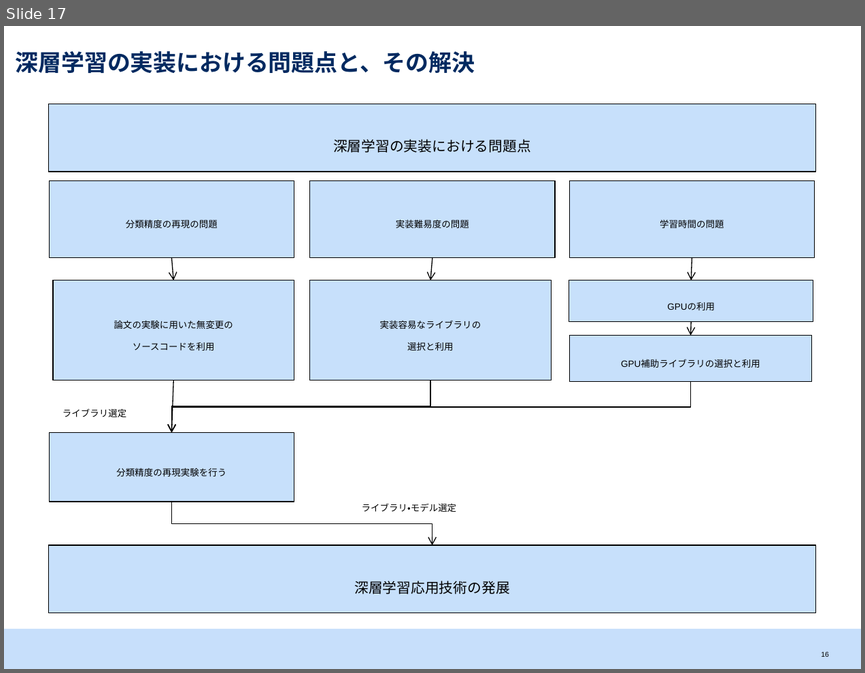
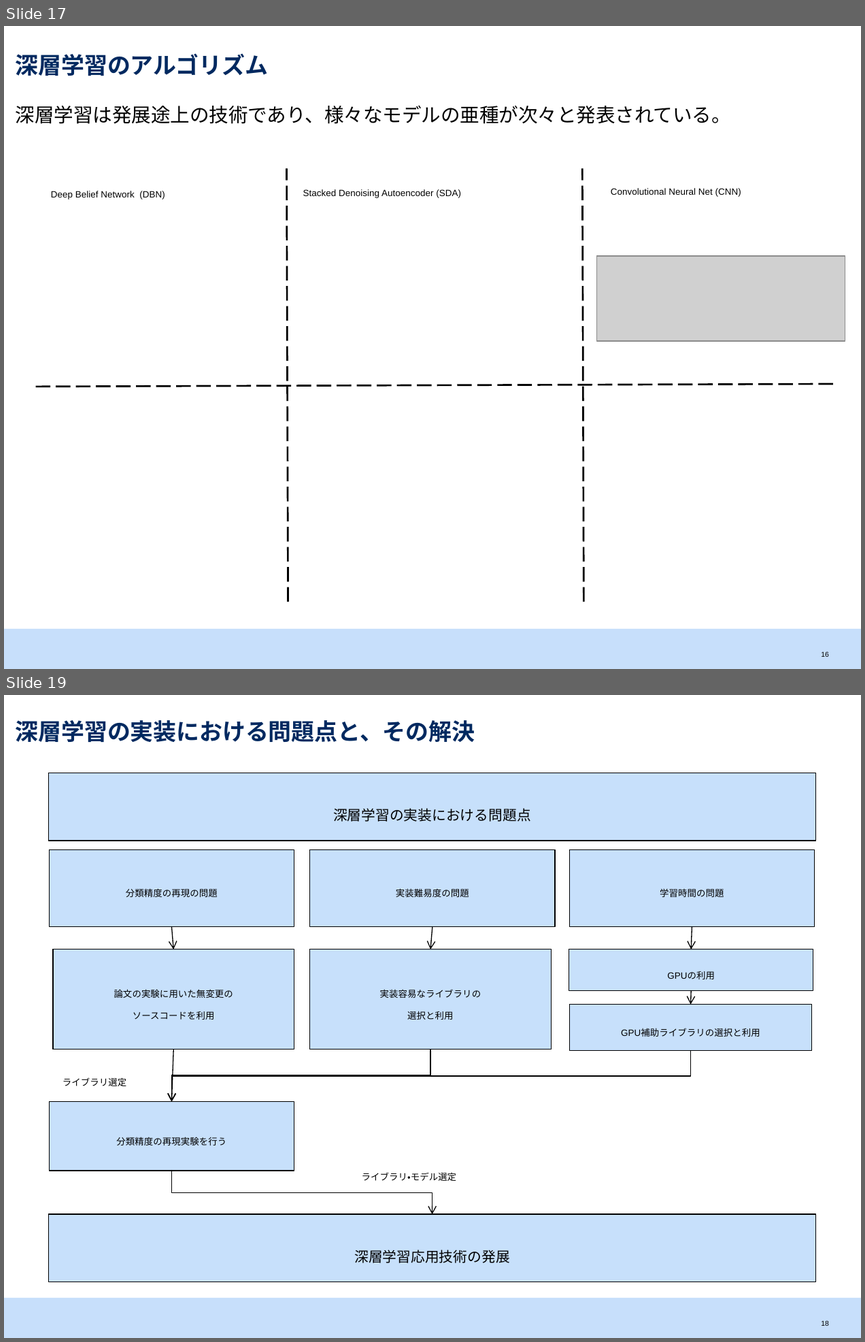
Before and after one commit to srtk/sotsuron, a slide deck: doc/sotsuron_defense/bd.pptx. Shown one above the other, each under a label of ours: slide 17 before the commit, slides 17 and 19 after it; the slides between them are not shown. The pictures are 865x673 and 865x1342 pixels, drawn with LibreOffice and Linux fonts; fonts in the diff are those of the drawing; grey boxes stand for pictures. Boxes give left, top, right and bottom in pixels: in the first picture for what was removed or moved away, otherwise in the second. Text is boxed around its words. In the diff, an @@ line names an element or a change of style, - is before the commit and + after.

```diff
--- a/doc/sotsuron_defense/bd.pptx
+++ b/doc/sotsuron_defense/bd.pptx
@@ slide 17 added at (4,26,861,669), background #FFFFFF; not listed: 1 template element that a slide beside it also shows @@
@@ title added at (16,53,268,76), 19 pt, text #002960, bold @@
+深層学習のアルゴリズム
@@ text added at (16,106,731,124), 16 pt, text #000000 @@
+深層学習は発展途上の技術であり、様々なモデルの亜種が次々と発表されている。
@@ line added from (288, 601) to (286, 169), #000000 1.5 pt dashed @@
@@ line added from (583, 601) to (582, 169), #000000 1.5 pt dashed @@
@@ text added at (611,188,741,197), 13 pt, text #000000 @@
+Convolutional Neural Net (CNN)
@@ text added at (51,191,164,199), 13 pt, text #000000 @@
+Deep Belief Network (DBN)
@@ text added at (303,189,461,198), 13 pt, text #000000 @@
+Stacked Denoising Autoencoder (SDA)
@@ picture added at (597,256,845,341) @@
@@ line added from (35, 386) to (834, 384), #000000 1.5 pt dashed @@
@@ page number added at (821,651,828,656), 10 pt, text #000000 @@
+16
@@ what was slide 17 is now slide 19 @@
```
Also in this commit, not shown: 15 slides changed, 8 other slides added, 1 slide removed, 11 other files.
